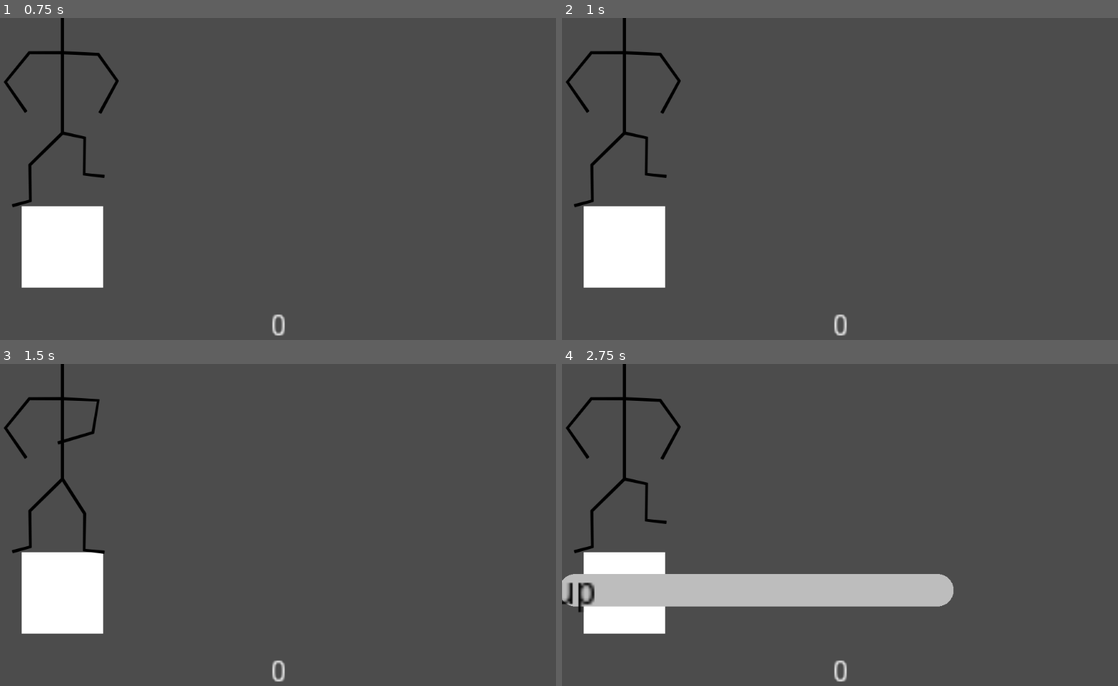
Above: before the commit, frames 1-4 (two rows, left to right).
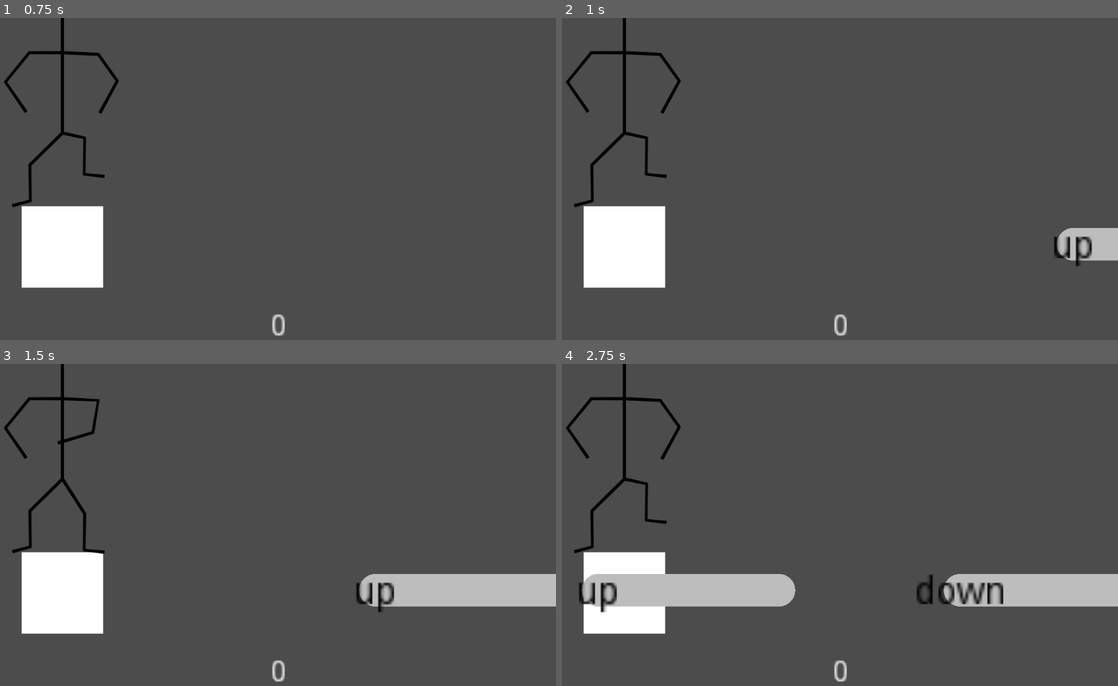
Above: after the commit, the same moments.

Repository: doctor-g/LD52
Game: Godot game, scene res://Game/Game.tscn
Same seed, same stepped clock (60 frames per second), same inputs: the game is played once before the commit and once after it. Sound files missing from this copy of the repository are replaced by a short silence.
Inputs:
- Up to frame 1 (0.75 s): tap Enter at 0.5 s; hold Right (ui_right) from 0.53 s (still down)
- Up to frame 2 (1 s): keep holding Right (ui_right)
- Up to frame 3 (1.5 s): release Right (ui_right) at 1.28 s; hold Down (ui_down) from 1.28 s (still down)
- Up to frame 4 (2.75 s): release Down (ui_down) at 2.03 s; hold Right (ui_right) from 2.03 s (still down)

Frame 1 is identical in both runs. In frame 2, 1.0% of the frame differs, in the area x 88-100%, y 65-78%; in frame 3, 3.5%; in frame 4, 6.4%, in the area x 0-100%, y 65-78%.

Commit message:
Adjust the scale of things
This is much easier to read and understand

Diff:
--- a/project/Common/Globals.gd
+++ b/project/Common/Globals.gd
@@ -7,3 +7,7 @@
 var tolerance := 0.1
 
 var score := 0
+
+# The scale of the application's elements and speed.
+# This is "pixels per second of audio duration".
+var pixels_per_second := 500
--- a/project/Game/Game.gd
+++ b/project/Game/Game.gd
@@ -59,7 +59,7 @@
 		target.active = false
 
 		$TargetArea.add_child(target)
-		target.position = Vector2(start_time*1000 + _lead_in_duration*1000, 0)
+		target.position = Vector2((start_time+_lead_in_duration)*Globals.pixels_per_second, 0)
 
 	# Set the next target to the first one
 	_next_target = $TargetArea.get_child(0)
@@ -76,7 +76,7 @@
 
 
 func _process(delta):
-	$TargetArea.position.x -= delta * 1000 # Later, this should relate to bpm and scale
+	$TargetArea.position.x -= delta * Globals.pixels_per_second
 
 	# Get the position in the stream in seconds
 	# Update the global value
--- a/project/Song/HoldTarget.gd
+++ b/project/Song/HoldTarget.gd
@@ -106,7 +106,7 @@
 		State.SUCCEEDED:
 			color = Color.green
 
-	var width := (end_time - start_time) * 1000 # Assuming 1ms=1pixel
+	var width := (end_time - start_time) * Globals.pixels_per_second
 	draw_rect(Rect2(0, -radius, width, radius*2), color)
 	draw_circle(Vector2.ZERO, radius, color)
 	draw_circle(Vector2(width, 0), radius, color)
